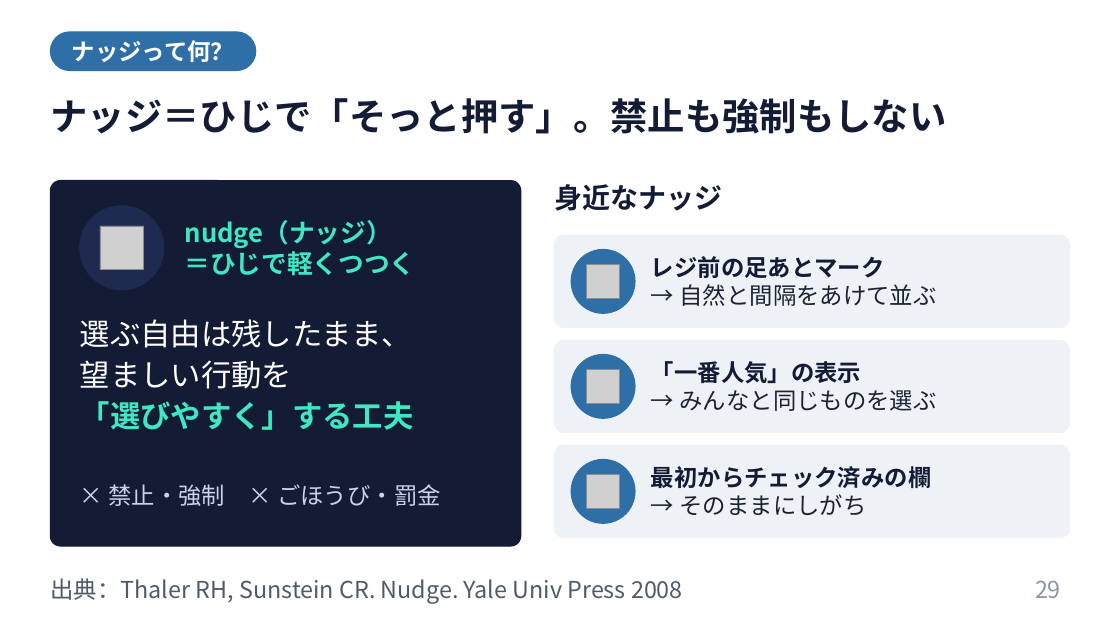
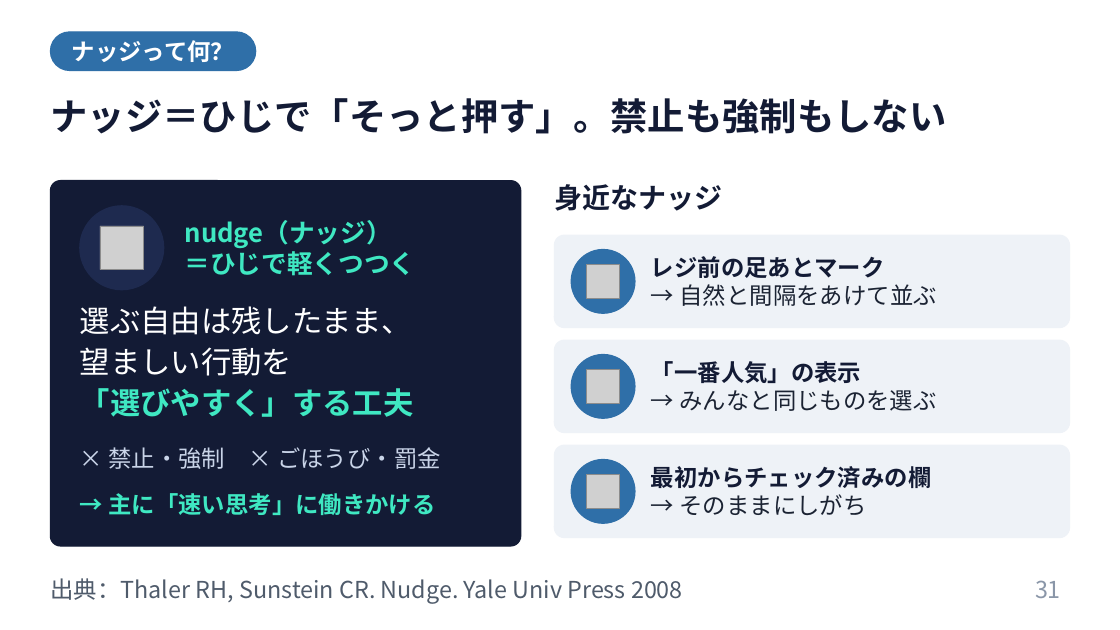
Before and after one commit to nsuzuki88-bit/my-web, a slide deck: slide 31 of lectures/behavioral-science-invisible-enemy/行動科学は感染対策の見えない敵を可視化する.pptx (slide 29 before the commit). Drawn at 1120x630 pixels with LibreOffice and Linux fonts; fonts in the diff are those of the drawing; grey boxes stand for pictures. Boxes give left, top, right and bottom in pixels: in the first picture for what was removed or moved away, otherwise in the second. Text is boxed around its words. In the diff, an @@ line names an element or a change of style, - is before the commit and + after.

```diff
--- a/lectures/behavioral-science-invisible-enemy/行動科学は感染対策の見えない敵を可視化する.pptx
+++ b/lectures/behavioral-science-invisible-enemy/行動科学は感染対策の見えない敵を可視化する.pptx
@@ text "選ぶ自由は残したまま、": place and size @@
-text "選ぶ自由は残したまま、" at <box>80,319,414,430</box>
+text "選ぶ自由は残したまま、" at <box>80,306,414,417</box>
@@ text "× 禁止・強制 × ごほうび・罰金": place and size @@
-text "× 禁止・強制 × ごほうび・罰金" at <box>108,484,441,506</box>
+text "× 禁止・強制 × ごほうび・罰金" at <box>108,447,441,469</box>
@@ text added at <box>108,493,435,515</box>, 20 pt, text #3FE8C2, bold @@
+→ 主に「速い思考」に働きかける
@@ page number at <box>1035,580,1061,598</box>: text changed @@
-29
+31
```
Also in this commit, not shown: 1 other slide changed, 3 slides added, 2 slides removed, 9 other files.
